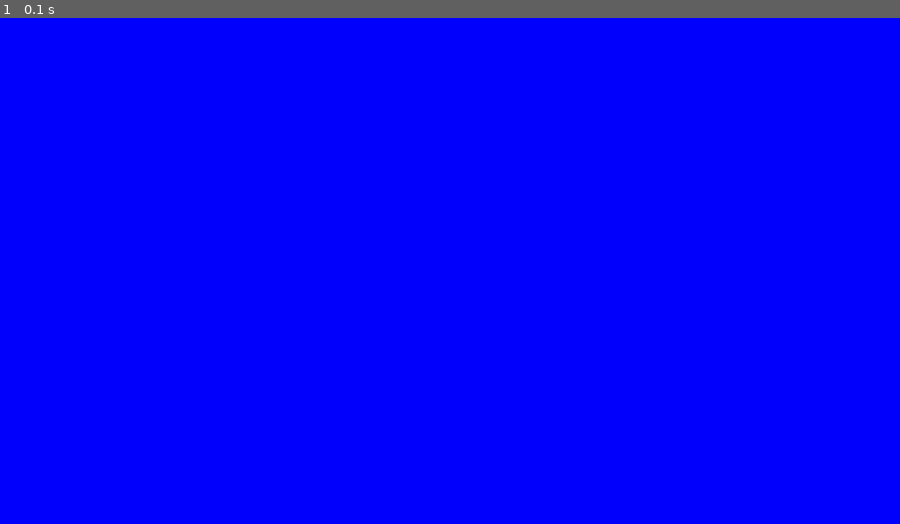
Above: before the commit, frame 1.
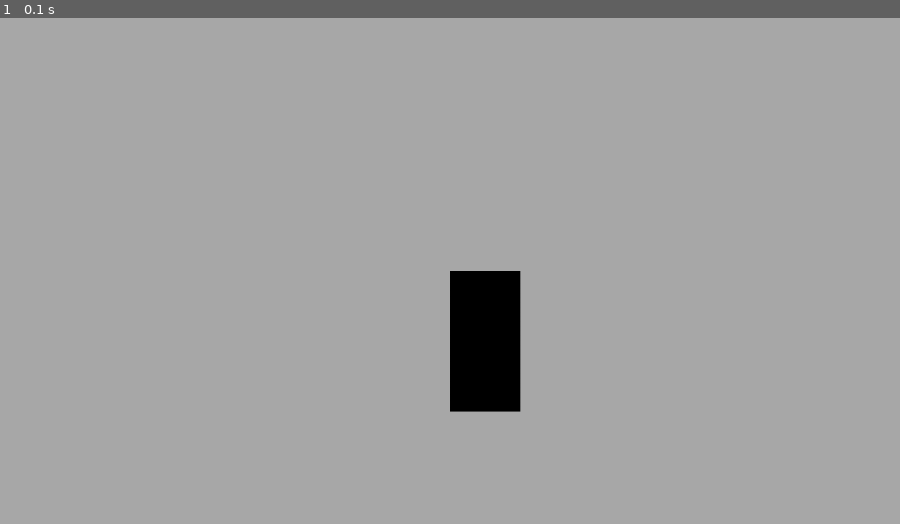
Above: after the commit, the same moment.

Repository: cristianBrianLFW/Criando-Jogos-em-Pygame
Game: pygame game, started from spaceShooter/main.py
Two runs of this game, one before a commit and one after it. Both use one fixed random seed, a clock stepped at 60 frames per second and the inputs below.
Inputs:
- Up to frame 1 (0.1 s): no input

The runs differ from the first frame. In frame 1, 100% of the frame differs, in the area x 0-100%, y 0-100%.

Commit message:
Subindo atualizacoes

Diff:
--- a/spaceShooter/main.py
+++ b/spaceShooter/main.py
@@ -4,9 +4,15 @@
 
 pygame.init()
 
+pygame.display.set_caption("Space Shooter")
+
+surf = pygame.Surface ((100, 200))
+
+surf.fill ("black")
+
 WINDOW_WIDTH, WINDOW_HEIGHT = 1280, 720
 
-screen = pygame.display.set_mode ((WINDOW_WIDTH, WINDOW_HEIGHT))
+displaySurface = pygame.display.set_mode ((WINDOW_WIDTH, WINDOW_HEIGHT))
 
 running = True
 
@@ -15,7 +21,8 @@
         if event.type == pygame.QUIT:
             running = False
 
-    screen.fill ("blue")
+    displaySurface.fill ("darkgray")
+    displaySurface.blit (surf, (640,360))
     pygame.display.update ()
 
 pygame.quit()
Not shown, changed: notes/pygame/a.excalidraw
